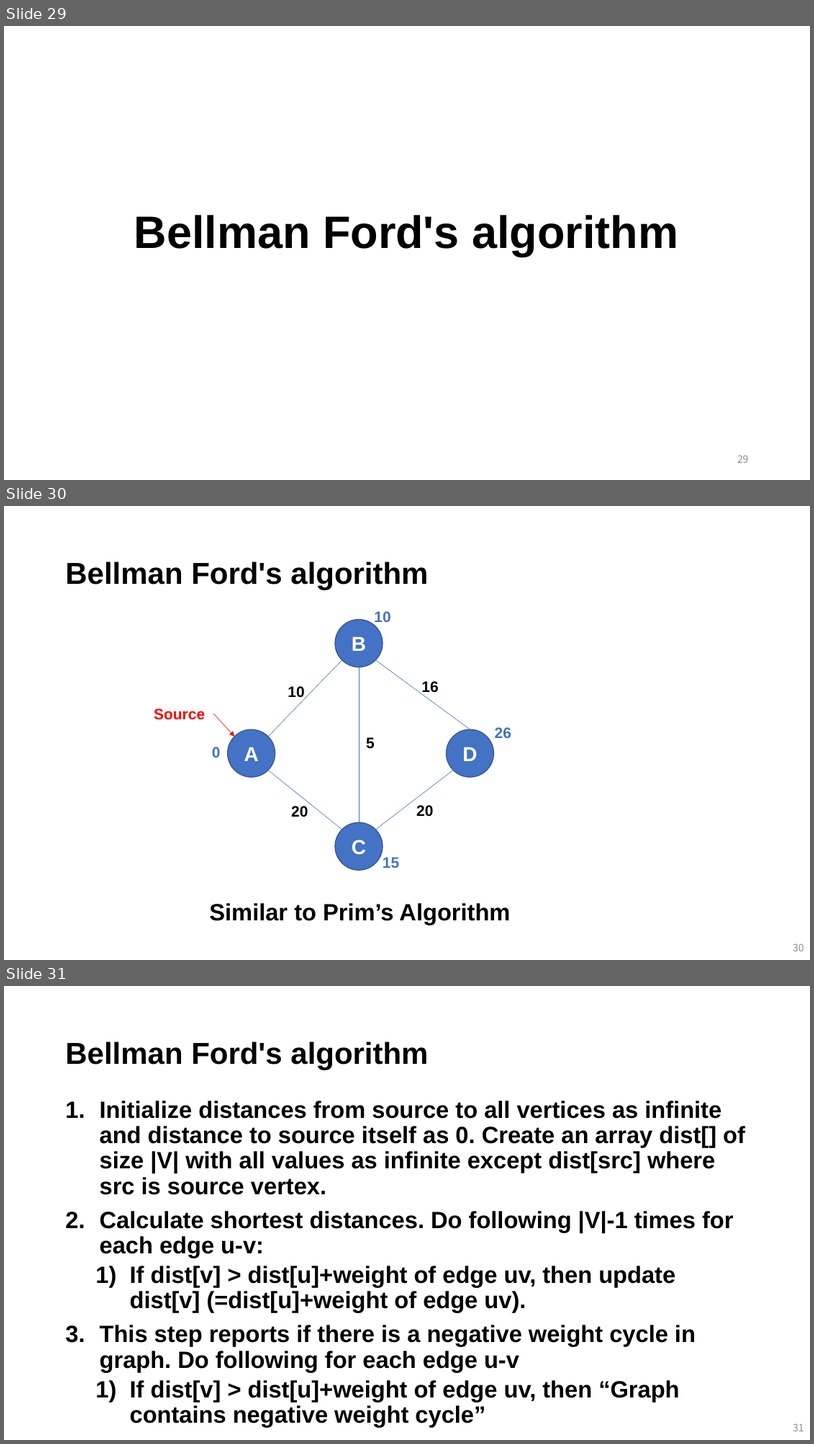
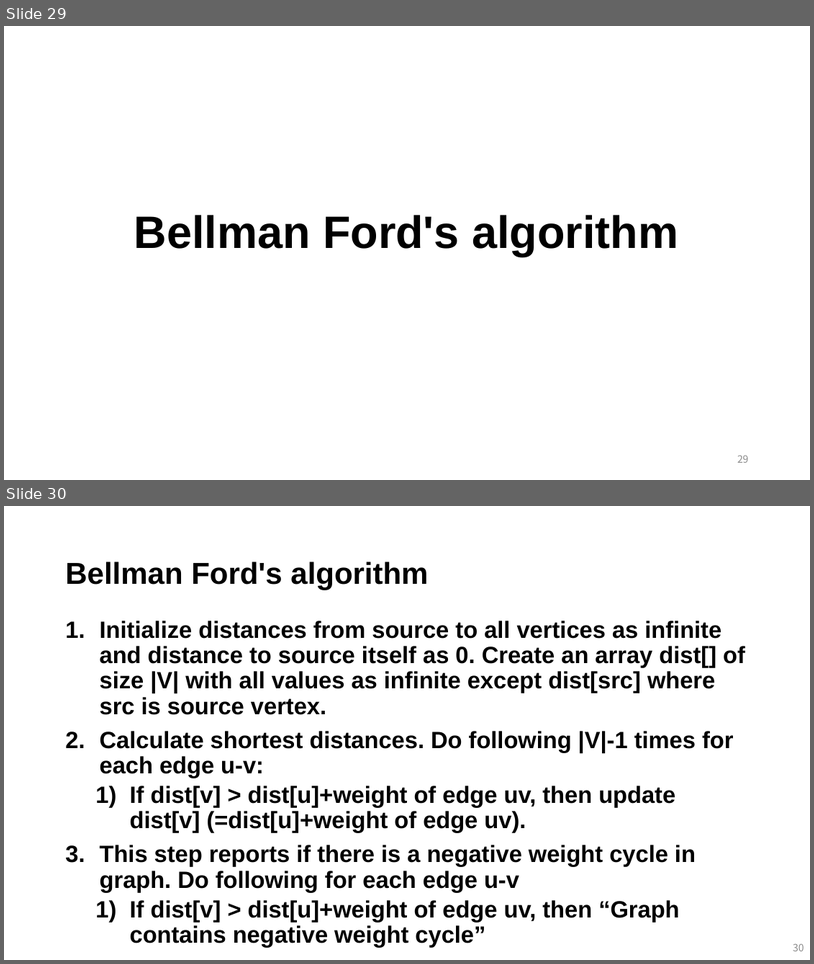
Before and after one commit to mlailab-skku/mlailab-skku.github.io, a slide deck: files/shortest_path_1.pptm. Shown one above the other, each under a label of ours: slides 29, 30 and 31 before the commit, slides 29 and 30 after it. The pictures are 814x1444 and 814x964 pixels, drawn with LibreOffice and Linux fonts; fonts in the diff are those of the drawing. Boxes give left, top, right and bottom in pixels: in the first picture for what was removed or moved away, otherwise in the second. Text is boxed around its words. In the diff, an @@ line names an element or a change of style, - is before the commit and + after.

```diff
--- a/files/shortest_path_1.pptm
+++ b/files/shortest_path_1.pptm
@@ slide 30 removed at (4,506,810,960), background #FFFFFF @@
@@ title removed at (65,561,428,590) @@
-Bellman Ford's algorithm
@@ text removed at (374,611,391,625) @@
-10
@@ ellipse removed at (335,619,383,667) @@
-B
@@ line removed from (342, 660) to (268, 736) @@
@@ line removed from (359, 667) to (359, 822) @@
@@ line removed from (376, 660) to (471, 729) @@
@@ text removed at (288,686,304,700) @@
-10
@@ text removed at (422,681,438,695) @@
-16
@@ text removed at (154,708,205,720) @@
-Source
@@ arrow removed from (214, 713) to (234, 736) @@
@@ ellipse removed at (228,729,275,777) @@
-A
@@ text removed at (366,737,375,749) @@
-5
@@ ellipse removed at (447,729,494,777) @@
-D
@@ text removed at (495,727,512,738) @@
-26
@@ text removed at (212,746,221,757) @@
-0
@@ line removed from (342, 829) to (268, 770) @@
@@ line removed from (453, 770) to (376, 829) @@
@@ text removed at (291,806,308,817) @@
-20
@@ text removed at (417,805,433,816) @@
-20
@@ ellipse removed at (335,822,383,870) @@
-C
@@ text removed at (383,857,399,867) @@
-15
@@ text removed at (209,903,510,924) @@
-Similar to Prim’s Algorithm
@@ page number removed at (793,943,805,951) @@
-30
@@ what was slide 31 is now slide 30 @@
@@ page number at (793,943,805,951): text changed @@
-31
+30
```
Also in this commit, not shown: 37 slides changed, 5 other files.
